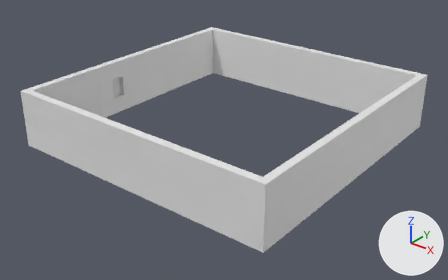
One commit to the Blender file House.blend: the scene before it, then after it.
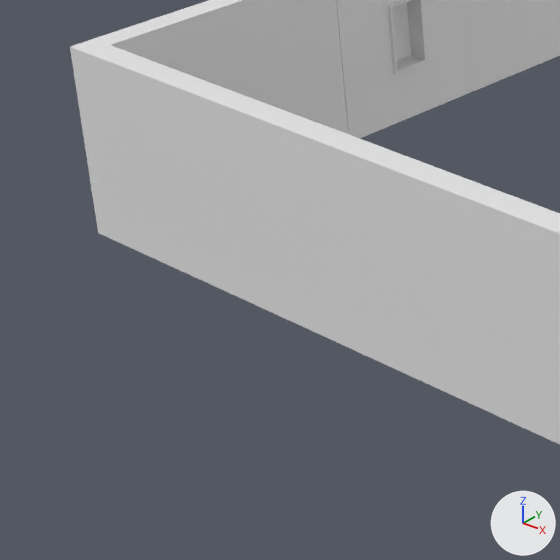
Old and new are each drawn whole from a camera (50 mm lens) standing at (25.6, -27.75, 14.21) and looking at (8.12, -5.89, 0.66) and again close up on the part from 0% to 36% of the width and 28% to 86% of the height. Every picture has the same lights, and +X, +Y and +Z are marked at lower right. The first two pictures are the older version.

Objects in the first close-up: 'Corner Wall.003', 'Straight Wall.005', 'Straight Wall.006', 'Straight Wall.007', 'Straight Wall.012', 'Straight Wall.013', 'Straight Wall.014'.
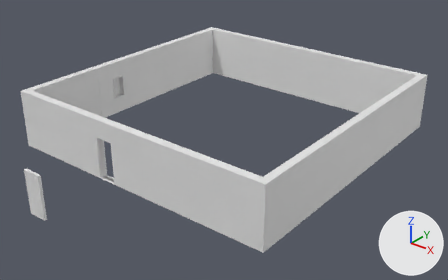
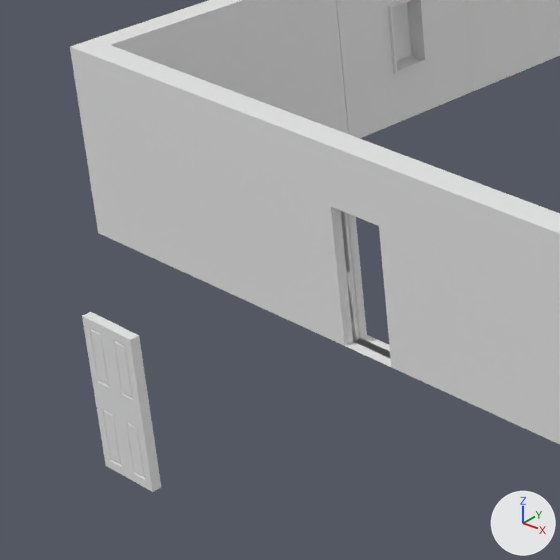
Changed parts and their boxes [x1, y1, x2, y2] in the close-ups (560 x 560 px):
'Straight Wall.016', added: after [82, 312, 161, 492]
part 1 of me_cube_027, cut back: [328, 205, 394, 368] in both

The change in detail:
me_cube_027 is used by ob_straight_wall_013; location (5.8, -11.4, 0.0); rotation (0.0, 0.0, -1.571), in degrees (0, 0, -90); scale (0.2, 1.4, 1.5).
me_cube_027 had 8 vertices, 6 faces and spanned x -1.0..1.0, y -1.0..1.0, z 0.0..2.0.
me_cube_027 now has 32 vertices, 27 faces and spans x -1.0..1.0, y -1.0..1.0, z 0.0..2.0.
Part 1, on me_cube_027:
6 faces are deleted.
12 vertices are added at x -1.0..1.0, y -0.33..0.33, z 0.0..2.0.
6 new vertices lie (0.0, 0.0, 1.4) away from vertices in x -1.0..1.0, y -1.0..1.0, z 0.0.
6 new vertices lie (0.0, 0.67, 0.0) away from vertices in x -1.0..1.0, y -1.0, z 0.0..2.0.
27 new faces join them.
Mesh me_cube_001 is new.
It has 83 vertices, 55 faces and spans x -0.41..0.226, y -0.333..0.333, z 0.0..1.4.
Object 'Straight Wall.016' (ob_straight_wall_016) is new; it shows me_cube_001.
Its location is (5.8, -15.4, 0.0).
Its rotation in degrees is (0, 0, -90).
Its scale is (0.2, 1.4, 1.5).
